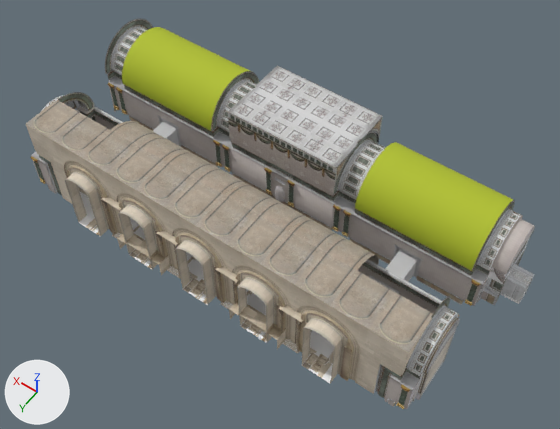
The OBJ model 3D Obj/Hallway.obj as it was, and as the next commit left it.
The view is the same before and after, from a 50 mm camera at (-29.1, 68.7, 62.6) aimed at (-2.1, 30.9, 3.3). Lighting does not change. The marker at lower left points along +X, +Y and +Z. Where no turn or scale is listed for an object, it has been applied to the vertices. Vertices at the same position are counted once.

Names of what the first picture shows: 'Hallway'.
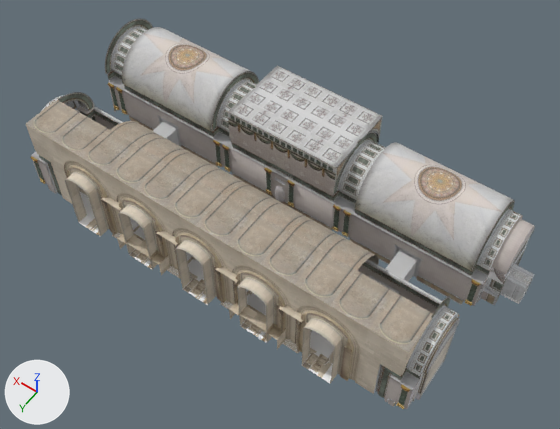
Changed parts and their boxes (x1, y1, x2, y2) in the pictures (560 x 429 px):
part 1 of me_hallway, recoloured (yellow to grey): (122, 27, 513, 271) in both

Diff of the bpy script that builds the scene:
```diff
--- a/3D Obj/Hallway.obj.py
+++ b/3D Obj/Hallway.obj.py
@@ img_roof_tiles_jpg @@
+img_roof_tiles_jpg = load_image('Roof Tiles.jpg', 'Roof Tiles.jpg', 400, 400, 'sRGB')
@@ mat_roof_tile__flat @@
+mat_roof_tile__flat = principled_material('Roof_Tile__Flat')
+mat_roof_tile__flat.texture = img_roof_tiles_jpg
+mat_roof_tile__flat.roughness = 0.9
@@ me_hallway @@
 me_hallway.from_pydata(...)  # 16550 vertices, 30496 faces; spans x -25.0..23.6, y 17.4..41.5, z 0.0..9.7
 # used by ob_hallway; location = (0.0, 0.0, 0.0)
+# me_hallway part 1: all 288 faces that had it switch from mat_wire_113135006 (yellow #b2c02a) to mat_roof_tile__flat (picture img_roof_tiles_jpg)
 me_hallway.materials.append(mat_door)
```
